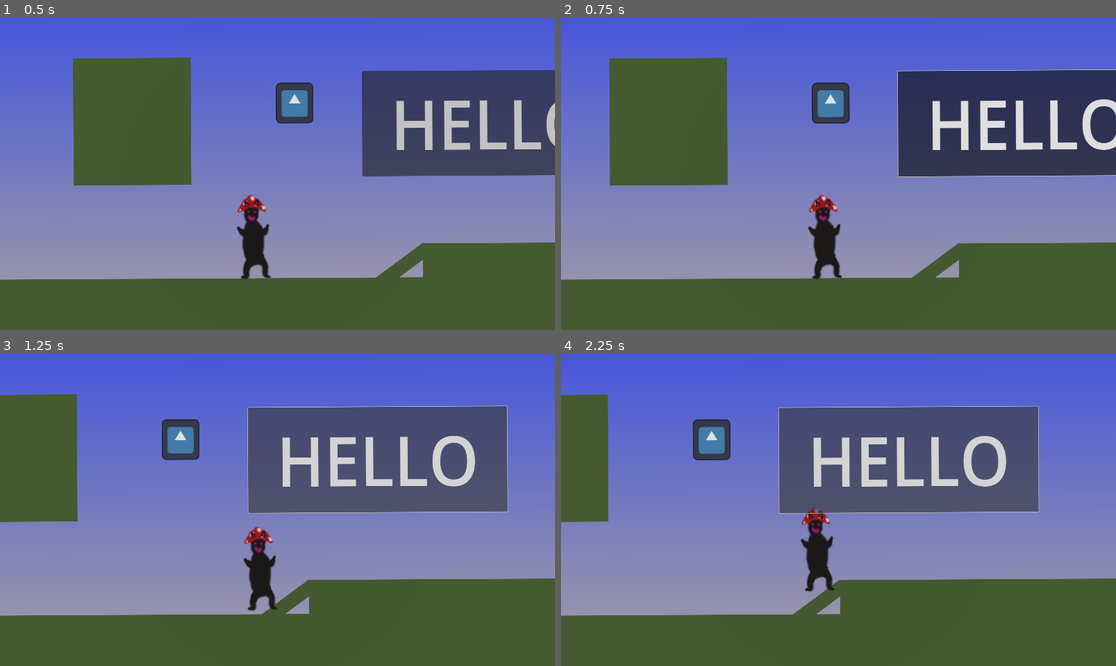
Above: before the commit, frames 1-4 (two rows, left to right).
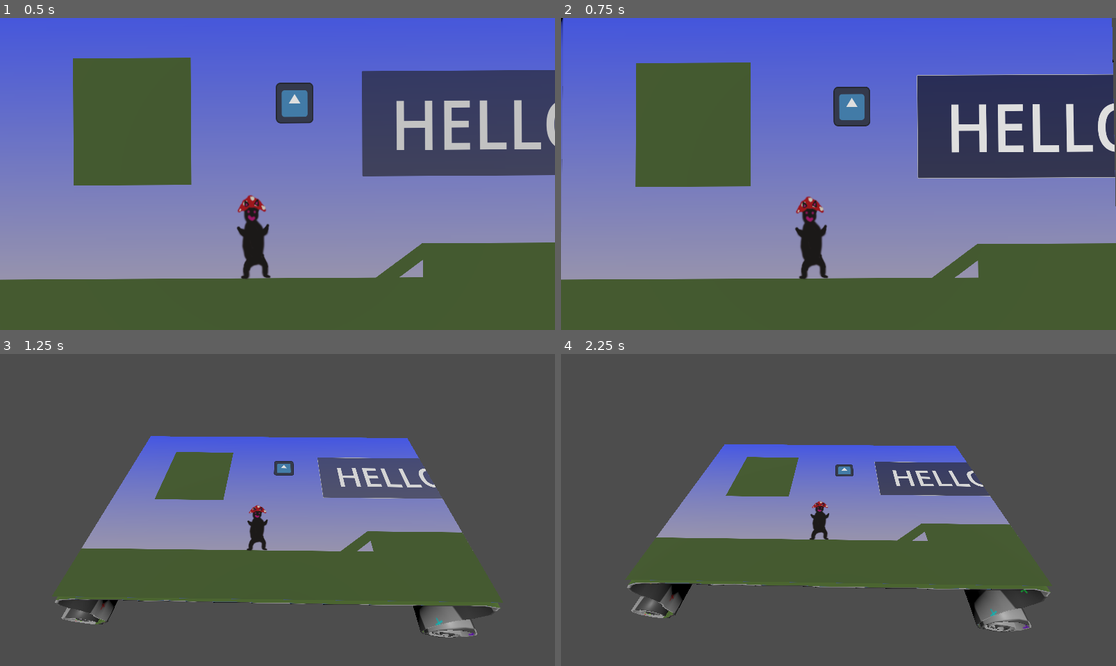
Above: after the commit, the same moments.

Repository: TaniyaPeters/Wholesome-Game-Jam-2024
Game: Godot game, scene res://game/game.tscn
Two runs of this game, one before a commit and one after it. Both use one fixed random seed, a clock stepped at 60 frames per second and the inputs below. The engine's default icon, where the game draws it, is replaced by a stand-in: a white triangle on a blue panel in a dark square.
Inputs (mouse positions are in pixels of both pictures, inside the frame that each line leads up to):
- Up to frame 1 (0.5 s): no input
- Up to frame 2 (0.75 s): move the mouse to (960, 158) at 0.52 s; hold D (move_right) from 0.53 s (still down); hold Tab (change_view, bound only after the commit) from 0.53 s (still down); click (960, 158) at 0.67 s
- Up to frame 3 (1.25 s): keep holding D (move_right); keep holding Tab (change_view, bound only after the commit); tap Space (jump) at 0.77 s
- Up to frame 4 (2.25 s): release D (move_right) at 1.25 s; release Tab (change_view, bound only after the commit) at 1.25 s; drag from (727, 525) to (810, 572) at 1.27 s; tap Enter at 2 s; move the mouse to (894, 441) at 2.02 s; hold D (move_right) from 2.03 s (still down); hold E (interact) from 2.03 s (still down)

Frame 1 is identical in both runs. In frame 2, 13% of the frame differs, in the area x 0-100%, y 0-84%; in frame 3, 86%; in frame 4, 92%, in the area x 0-100%, y 0-100%.

Commit message:
Fixed inputs

Diff:
--- a/project.godot
+++ b/project.godot
@@ -57,6 +57,11 @@
 , Object(InputEventKey,"resource_local_to_scene":false,"resource_name":"","device":-1,"window_id":0,"alt_pressed":false …(186 unchanged characters)…
 ]
 }
+change_view={
+"deadzone": 0.5,
+"events": [Object(InputEventKey,"resource_local_to_scene":false,"resource_name":"","device":-1,"window_id":0,"alt_pressed":false,"shift_pressed":false,"ctrl_pressed":false,"meta_pressed":false,"pressed":false,"keycode":0,"physical_keycode":4194306,"key_label":0,"unicode":0,"location":0,"echo":false,"script":null)
+]
+}
 interact={
 "deadzone": 0.5,
 "events": [Object(InputEventKey,"resource_local_to_scene":false,"resource_name":"","device":-1,"window_id":0,"alt_press …(192 unchanged characters)…
